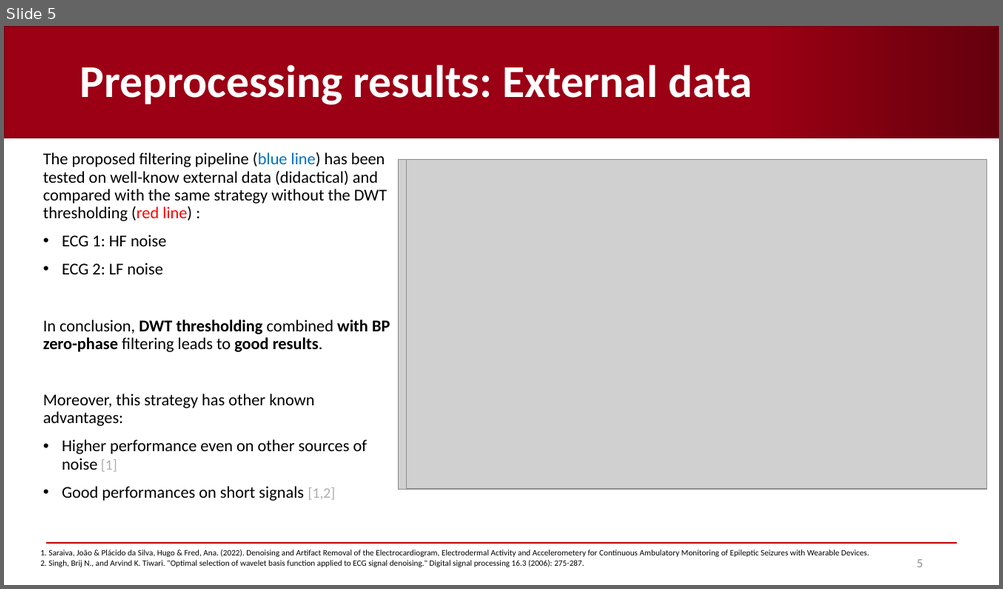
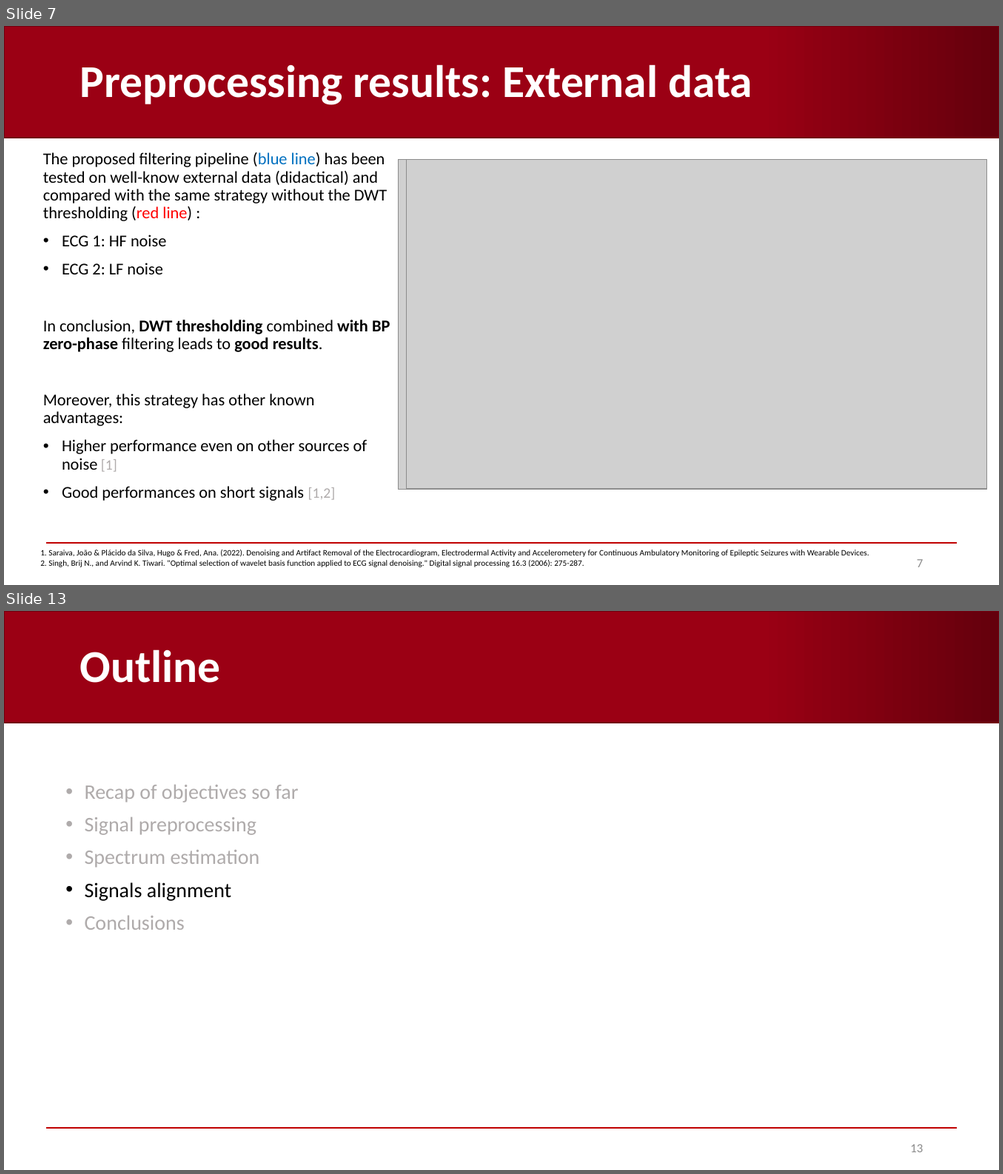
Before and after one commit to AndreaCorrado00/Tesi_magistrale_Corrado_Andrea, a slide deck: Documentation/4. Recap filters-spectrum-alignment .pptx. Shown one above the other, each under a label of ours: slide 5 before the commit, slides 7 and 13 after it; the slides between them are not shown. The pictures are 1003x589 and 1003x1174 pixels, drawn with LibreOffice and Linux fonts; fonts in the diff are those of the drawing; grey boxes stand for pictures; background and template pictures are left out. Boxes give left, top, right and bottom in pixels: in the first picture for what was removed or moved away, otherwise in the second. Text is boxed around its words. In the diff, an @@ line names an element or a change of style, - is before the commit and + after.

Commit message:
recap presentation done

```diff
--- a/Documentation/4. Recap filters-spectrum-alignment .pptx
+++ b/Documentation/4. Recap filters-spectrum-alignment .pptx
@@ slide 13 added at [4, 611, 999, 1170], background #FFFFFF; not listed: 2 template elements that a slide beside it also shows @@
@@ title added at [79, 649, 220, 683], 44 pt, text #FFFFFF, bold @@
+Outline
@@ text added at [85, 785, 298, 930], 20 pt, text #AFABAB @@
+• Recap of objectives so far
+• Signal preprocessing
+• Spectrum estimation
+• Signals alignment
+• Conclusions
@@ page number added at [910, 1145, 922, 1153], 12 pt, text #8C8C8C @@
+13
@@ what was slide 5 is now slide 7 @@
@@ page number at [916, 560, 922, 568]: text changed @@
-5
+7
```
Also in this commit, not shown: 8 slides changed, 6 other slides added, 3 slides removed.
